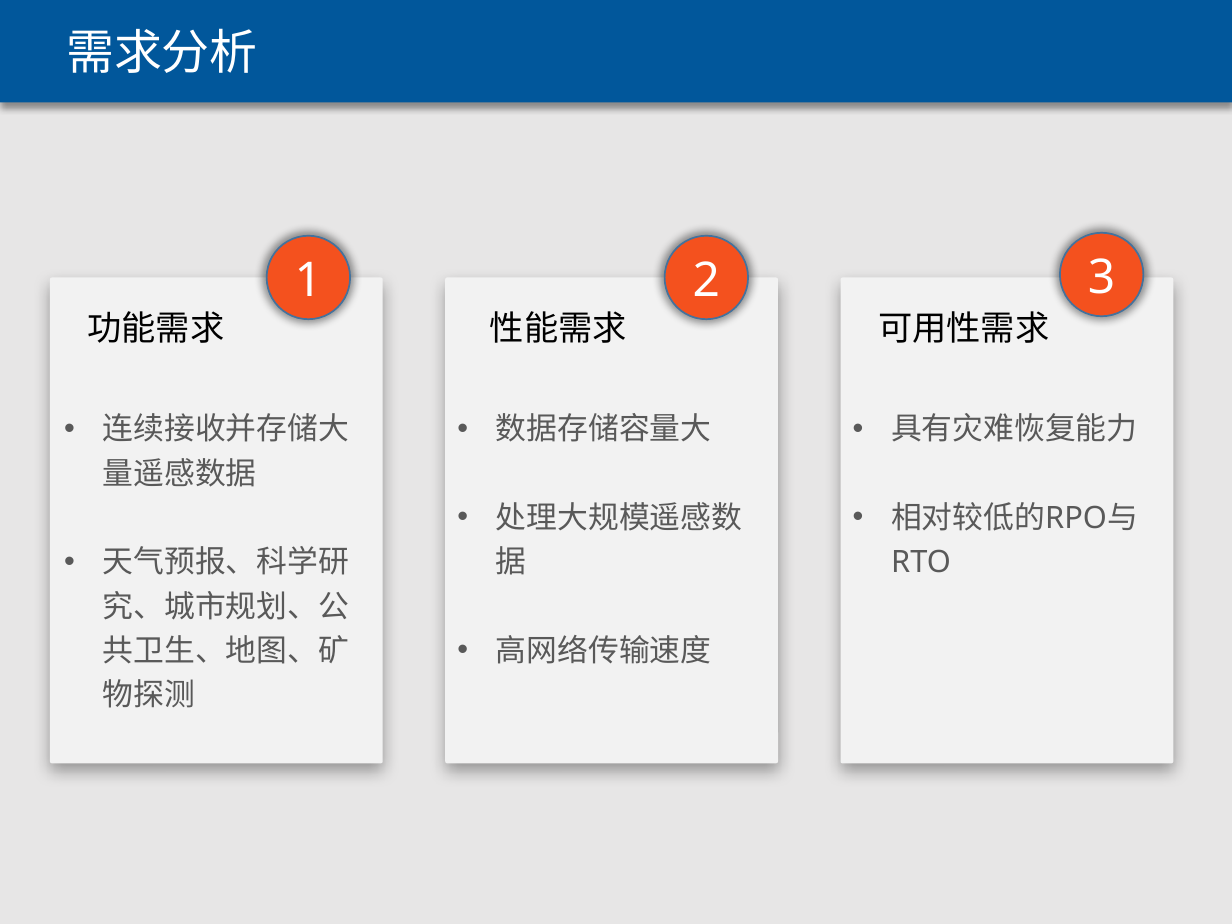
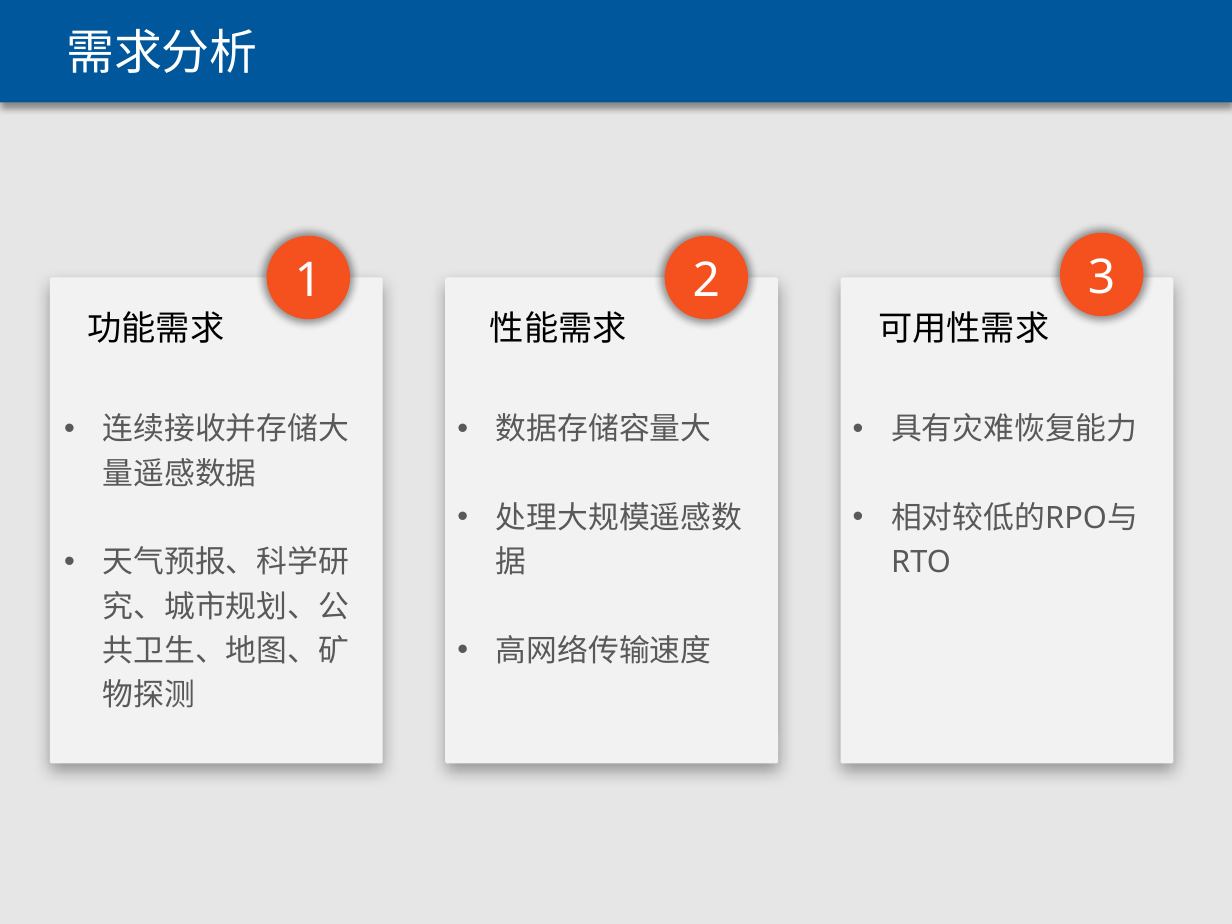
Before and after one commit to Nebula1084/Maple, a slide deck: slide 2 of 演示文稿1.pptx. Drawn at 1232x924 pixels with LibreOffice and Linux fonts; fonts in the diff are those of the drawing. Boxes give left, top, right and bottom in pixels: in the first picture for what was removed or moved away, otherwise in the second. Text is boxed around its words. In the diff, an @@ line names an element or a change of style, - is before the commit and + after.

```diff
--- a/演示文稿1.pptx
+++ b/演示文稿1.pptx
@@ outline #43739E 1 pt to none in 3 elements at [266, 235, 350, 319], [664, 235, 748, 319], [1060, 233, 1143, 317] @@
```
Also in this commit, not shown: 6 other slides changed, 5 slides added, 1 slide removed, 11 other files.
